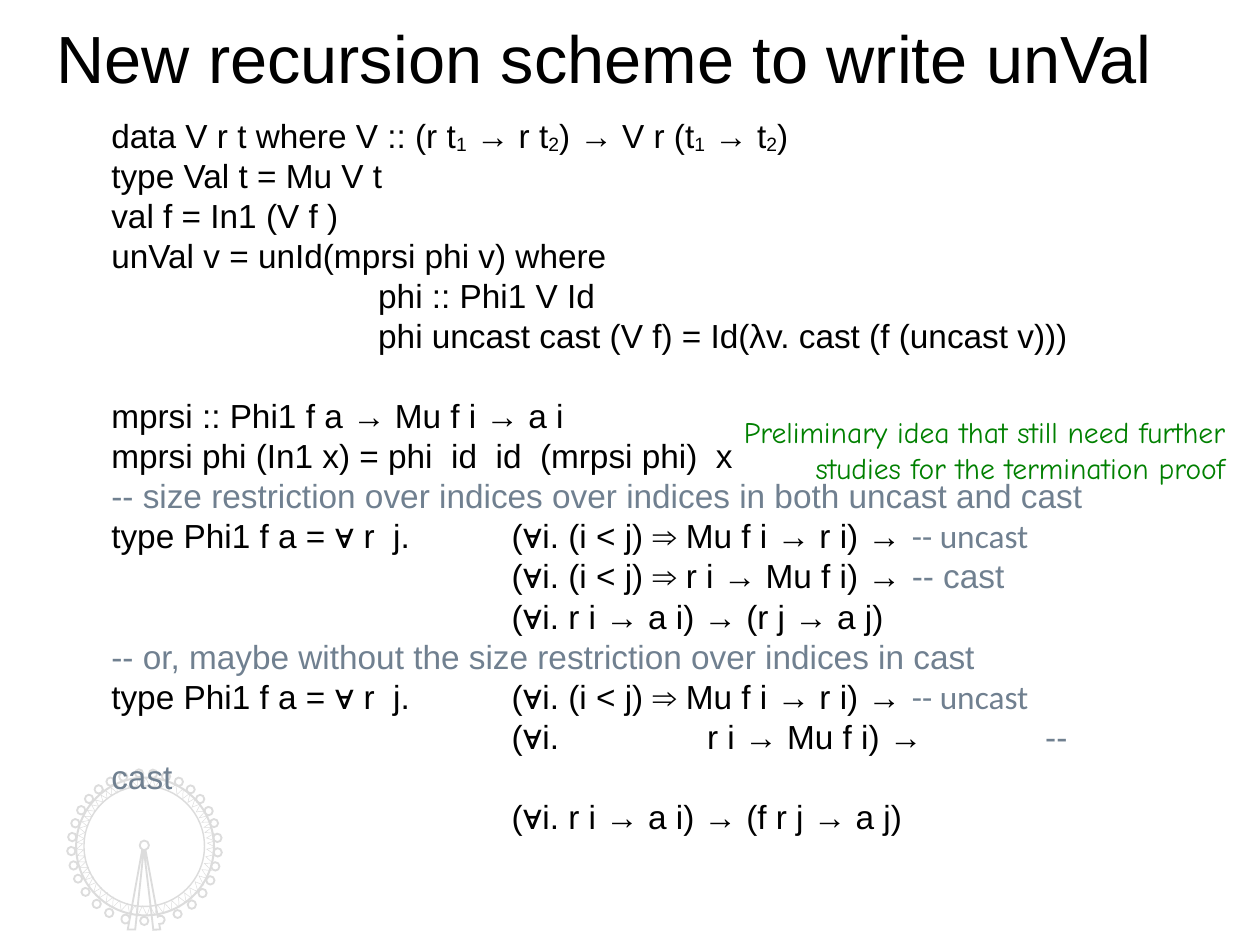
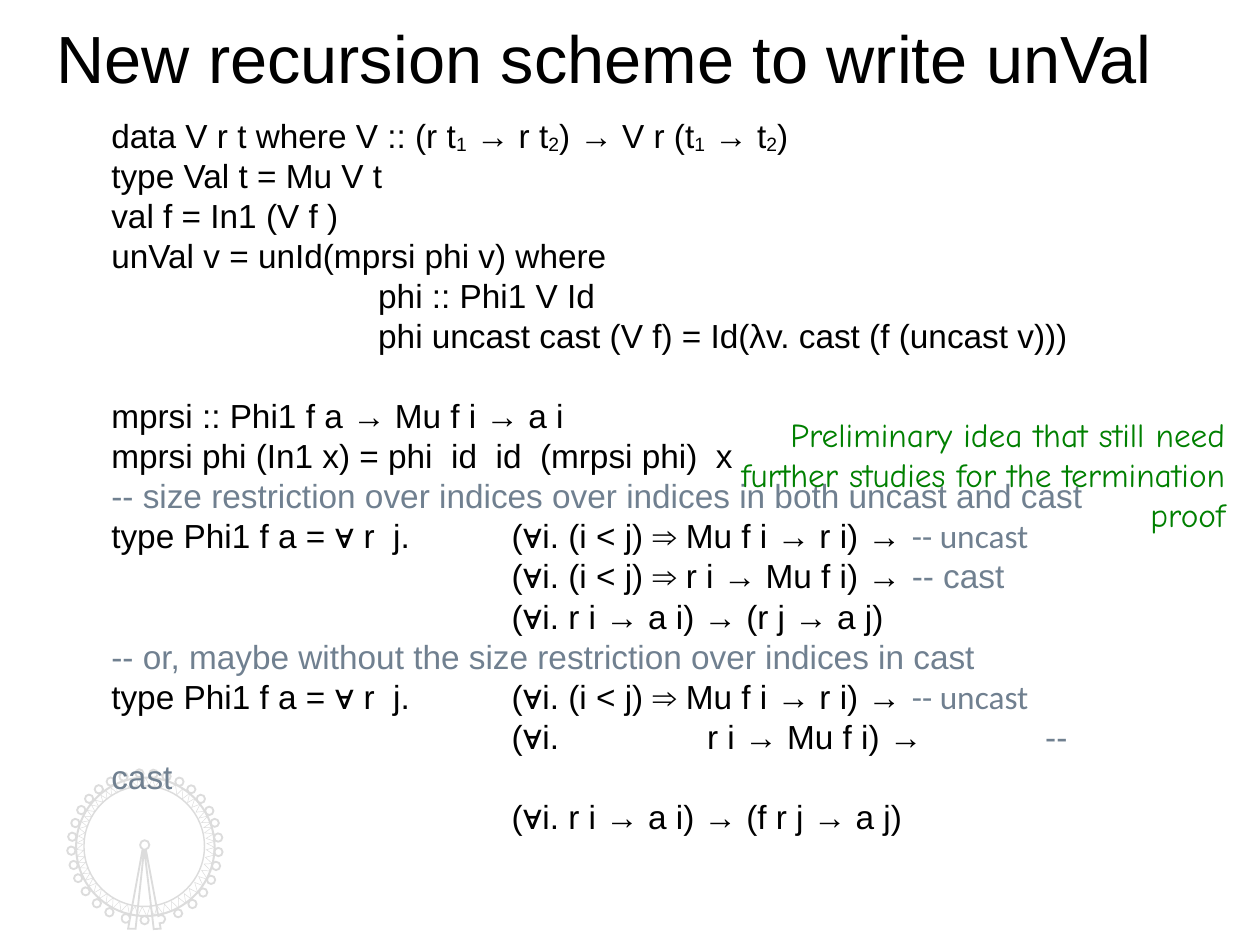
Before and after one commit to kyagrd/naxPapers, a slide deck: slide 16 of draft/TYPES13/ppt/myslide.odp. Drawn at 1260x945 pixels with LibreOffice and Linux fonts; fonts in the diff are those of the drawing. Boxes give left, top, right and bottom in pixels: in the first picture for what was removed or moved away, otherwise in the second. Text is boxed around its words. In the diff, an @@ line names an element or a change of style, - is before the commit and + after.

```diff
--- a/draft/TYPES13/ppt/myslide.odp
+++ b/draft/TYPES13/ppt/myslide.odp
@@ text "Preliminary idea that still need ..." at bbox=[741, 424, 1226, 498]: size 16 to 18 pt; indent changed; more space between paragraphs @@
```
Also in this commit, not shown: 16 other slides changed, 1 other file.
